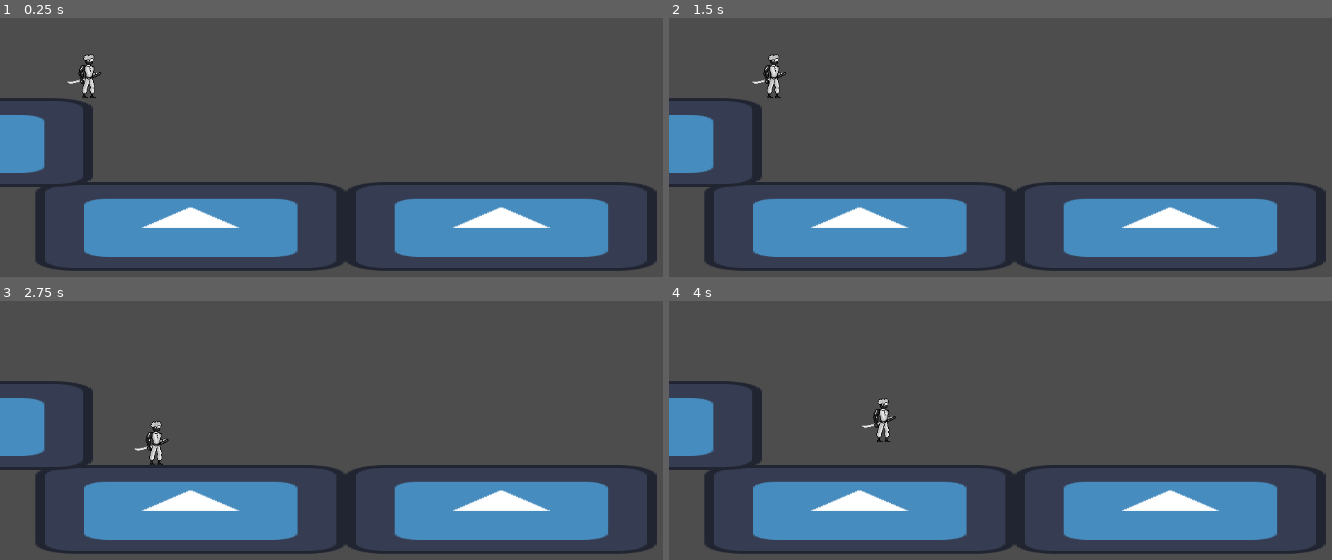
Above: before the commit, frames 1-4 (two rows, left to right).
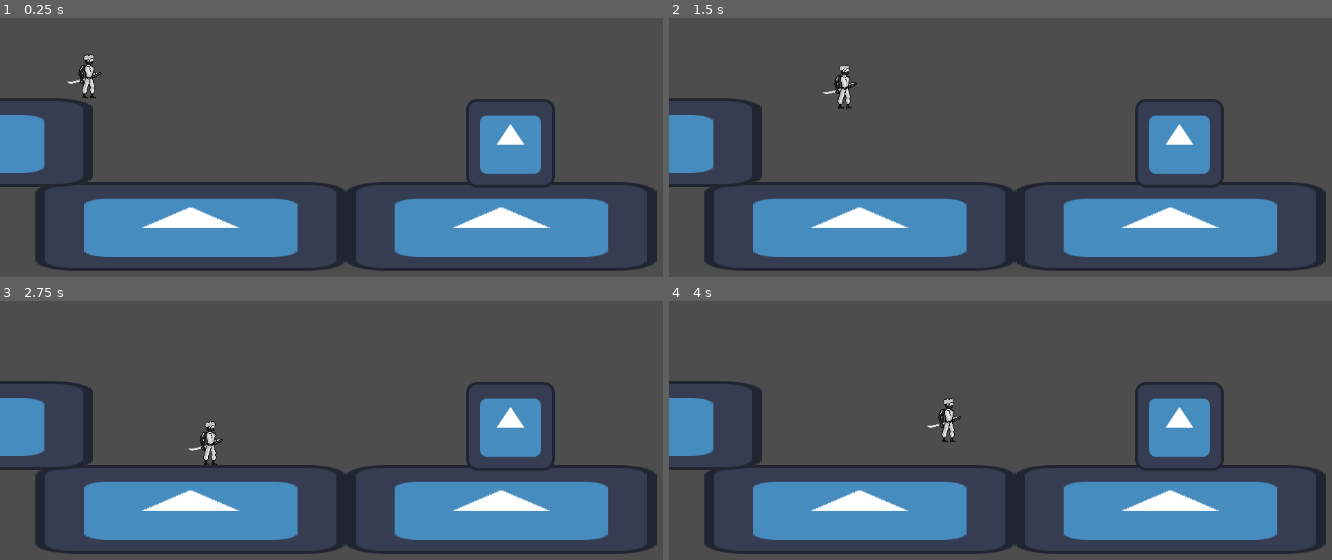
Above: after the commit, the same moments.

Repository: Dkoplik/Paint-it-Black
Game: Godot game, scene res://movement_test.tscn
The game is run twice, just before and just after one commit, with the same random seed, the same clock (stepped at 60 frames per second) and the same inputs. The project has no main scene, so this scene is started directly. The engine's default icon, where the game draws it, is replaced by a stand-in: a white triangle on a blue panel in a dark square.
Inputs:
- Up to frame 1 (0.25 s): no input
- Up to frame 2 (1.5 s): tap Enter at 0.5 s; hold D (right) from 0.53 s (still down); tap Space (jump) at 0.6, 0.77, 1.07, 1.35 s
- Up to frame 3 (2.75 s): tap Space (jump) at 1.52, 1.82, 2.1 s; release D (right) at 2.03 s; hold A (left) from 2.03 s (still down)
- Up to frame 4 (4 s): release A (left) at 2.78 s; hold D (right) from 2.78 s (still down); tap Space (jump) at 2.85, 3.02, 3.32, 3.6, 3.77 s

The runs differ from the first frame. In frame 1, 2.7% of the frame differs, in the area x 70-84%, y 31-66%; in frame 2, 3.3%; in frame 3, 3.3%, in the area x 20-84%, y 31-66%; in frame 4, 3.3%.

Commit message:
Переписал CharacterMovementController
Изменил методы move(), _speed(), _stop(). Теперь персонаж не может превысить максимально допустимую скорость, а метод move() не зависит от delta
Изменил прыжок от стены, теперь он вычисляется с помощью синуса/косинуса

Diff:
--- a/Paint-it-Black/CharacterMovementController.gd
+++ b/Paint-it-Black/CharacterMovementController.gd
@@ -15,44 +15,53 @@
 	_gravity_and_slide(delta)
 	character_body.move_and_slide()
 
-func move(direction:float, delta):
-	var speed = _speed(delta)
-	if(direction): # если жмём на кнопку A/D, то начинаем движение
-		character_body.velocity.x += speed * direction
-	else: # если не жмём на кнопку, т.е. останавливаемся
-		var stop = _stop(speed,delta,character_body.velocity)
-		if character_body.is_on_floor():
+## direction - вектор направления движения
+func move(direction:Vector2):
+	if(direction.x):
+		character_body.velocity.x = _speed(direction.x)
+	else:
+		character_body.velocity.x = _stop()
 
-			character_body.velocity.x += stop
-		else: # более плавная остановка в прыжке/полёте
-			character_body.velocity.x += stop
+
+## вычисляет, и ограничивает скорость
+## direction - направление движения по x (1/-1)
+func _speed(direction):
+	var velocity = character_body.velocity.x # текущая скорость персонажа по х
+	velocity += movement_resource.movement_acceleration*direction
+	if(abs(velocity) > movement_resource.max_movement_speed):
+		return movement_resource.max_movement_speed * direction
+	else:
+		return velocity
+
+## отвечает за плавную остановку
+func _stop():
+	var velocity = character_body.velocity.x
+	if(velocity < 0):
+		if(velocity + movement_resource.movement_acceleration >=0):
+			return 0
+		else:
+			return velocity + movement_resource.movement_acceleration
+	if(velocity > 0):
+		if(velocity - movement_resource.movement_acceleration <=0):
+			return 0
+		else:
+			return velocity - movement_resource.movement_acceleration
+	if(velocity == 0):
+		return 0
+
 
 func jump():
 	if character_body.is_on_floor(): # простой прыжок
 		character_body.velocity.y -= movement_resource.jump_speed
 	if character_body.is_on_wall(): # прыжок от стены
 		var wall_position = character_body.get_wall_normal()
+		var jump_direction = Vector2(sin(movement_resource.jump_angle) * movement_resource.jump_speed, cos(movement_resource.jump_angle) * movement_resource.jump_speed) #направление прыжка
 		if wall_position.x>0: # стена слева
-			character_body.velocity.y -= movement_resource.jump_speed
-			character_body.velocity.x += movement_resource.jump_speed
-		else: # стена справа
-			character_body.velocity.y -= movement_resource.jump_speed
-			character_body.velocity.x -= movement_resource.jump_speed
+			character_body.velocity += jump_direction
+		else:
+			jump_direction.x *= -1
+			character_body.velocity += jump_direction
 
-# вычисление скорости
-func _speed(delta):
-	var speed = movement_resource.movement_acceleration * delta
-	if speed < movement_resource.max_movement_speed:
-		return speed
-	else:
-		return movement_resource.max_movement_speed
-
-# отвечает за уменьшение скорости, если персонаж не жмёт A/D
-func _stop(speed, delta, velocity: Vector2):
-	if(velocity.x > 0):
-		return (speed - delta) * -1
-	else:
-		return (speed - delta)
 
 func _gravity_and_slide(delta):
 	if not character_body.is_on_floor():
@@ -64,5 +73,3 @@
 func _fall_speed(speed):
 	if speed<movement_resource.max_fall_speed:
 		return speed
-	else:
-		return movement_resource.max_fall_speed
--- a/Paint-it-Black/movement_test.tscn
+++ b/Paint-it-Black/movement_test.tscn
@@ -8,14 +8,14 @@
 
 [sub_resource type="Resource" id="Resource_obyrh"]
 script = ExtResource("3_jiq6o")
-movement_acceleration = 49.5
-max_movement_speed = 61.2
+movement_acceleration = 10.0
+max_movement_speed = 150.0
 gravity = 500.0
 jump_speed = 200.0
 max_fall_speed = 5000.0
 sliding_acceleration = 10.0
 max_sliding_speed = 25.0
-jump_angle = 0.0
+jump_angle = 90.0
 
 [sub_resource type="RectangleShape2D" id="RectangleShape2D_kqd5g"]
 size = Vector2(26, 64)
@@ -25,6 +25,9 @@
 
 [sub_resource type="RectangleShape2D" id="RectangleShape2D_xb1co"]
 size = Vector2(448, 127)
+
+[sub_resource type="RectangleShape2D" id="RectangleShape2D_4kra3"]
+size = Vector2(135.434, 126.582)
 
 [node name="Node2D" type="Node2D"]
 position = Vector2(128.555, 80.7204)
@@ -71,3 +74,13 @@
 [node name="CollisionShape2D" type="CollisionShape2D" parent="StaticBody2D3"]
 position = Vector2(103, -1.49998)
 shape = SubResource("RectangleShape2D_xb1co")
+
+[node name="StaticBody2D" type="StaticBody2D" parent="."]
+position = Vector2(526.011, 107.698)
+
+[node name="CollisionShape2D" type="CollisionShape2D" parent="StaticBody2D"]
+position = Vector2(81.5307, -0.543259)
+shape = SubResource("RectangleShape2D_4kra3")
+
+[node name="Sprite2D" type="Sprite2D" parent="StaticBody2D/CollisionShape2D"]
+texture = ExtResource("5_jexfr")
--- a/Paint-it-Black/test_input.gd
+++ b/Paint-it-Black/test_input.gd
@@ -10,6 +10,5 @@
 	if Input.is_action_just_pressed("jump"):
 		_movement_component.jump()
 
-	var direction = Input.get_axis("left", "right")
-
-	_movement_component.move(direction, delta)
+	var direction = Vector2(Input.get_axis("left", "right"), 0)
+	_movement_component.move(direction)
Not shown: 1 places in Paint-it-Black/movement_test.tscn that only renumber resources
